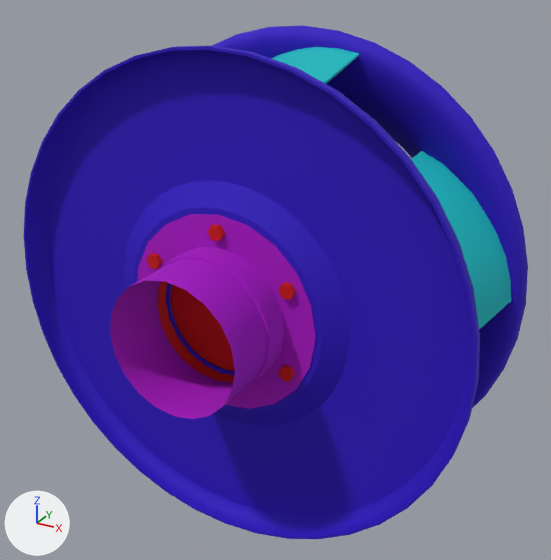
The FBX model models/fbx/ustanovka/vent_nasos_ventil.FBX, before and after one commit.
The view is the same before and after, from a 50 mm lens placed at (0.303, -0.555, 0.271), pointed at (0.01, -0.021, 0.005). Arrows for +X, +Y and +Z are at lower left; the lights stay in place.

Objects in the first picture: 'vent_nasos_ventil'.
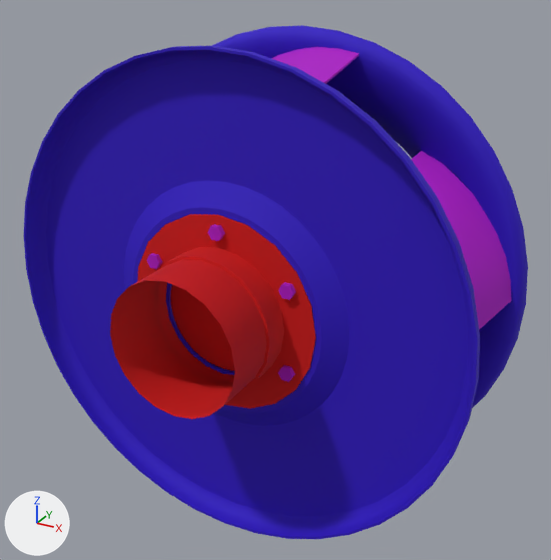
Pixel boxes (x1, y1, x2, y2) of what changed, in the pictures (551 x 560 px):
part 1 of me_mesh, recoloured: (110, 214, 316, 419) in both
part 2 of me_mesh, recoloured: (146, 224, 296, 382) in both
part 3 of me_mesh, recoloured: (271, 47, 512, 329) in both

The change, as a list of edits to the scene's bpy script:
```text
Change me_mesh:
    where me_mesh.from_pydata(...)  # 1895 vertices, 3464 faces; spans x -163.0..105.0, y -210.0..210.0, z -210.0..210.0
    used by ob_vent_nasos_ventil; location = (0.0, 0.0, 0.0); rotation_euler = (-1.571, 0.0, -1.571), in degrees (-90, 0, -90); scale = (-0.001, -0.001, -0.001)
    me_mesh part 1: all 200 faces that had it switch from mat_02___default_001 (pink #aa00c4) to mat_02___default_002 (red #cc0000)
    me_mesh part 2: 384 of the faces centred in x -99.0..-82.0, y -76.0..76.0, z -67.0..67.0 switch from mat_02___default_002 (red #cc0000) to mat_02___default_001 (pink #aa00c4)
    me_mesh part 3: all 180 faces that had it switch from mat_02___default_003 (cyan #00b8bf) to mat_02___default_001 (pink #aa00c4)
```
